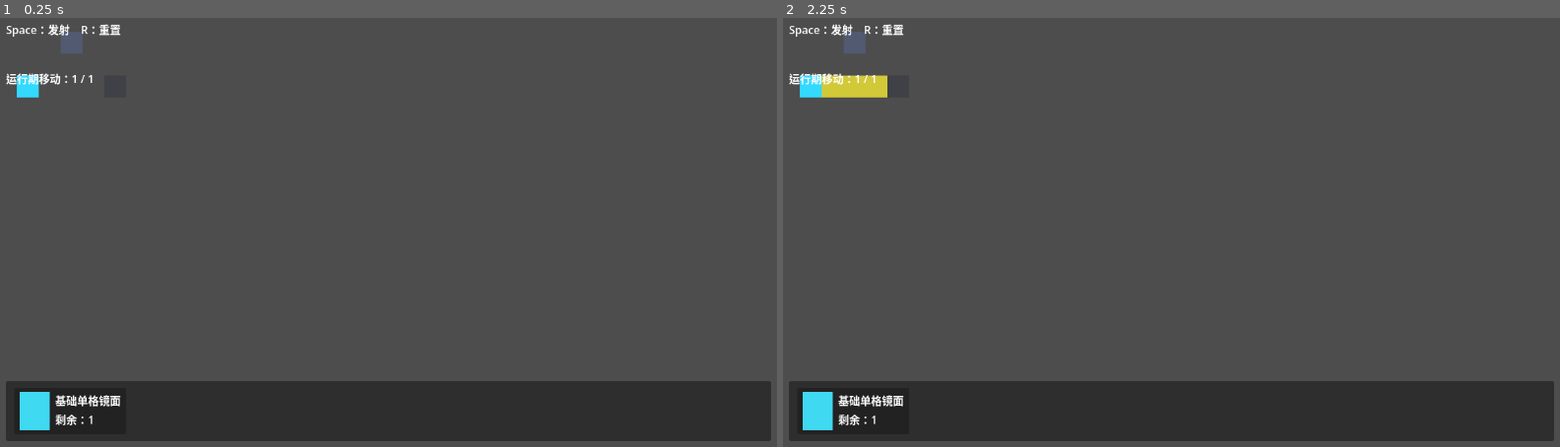
Above: before the commit, frames 1-2 (left to right).
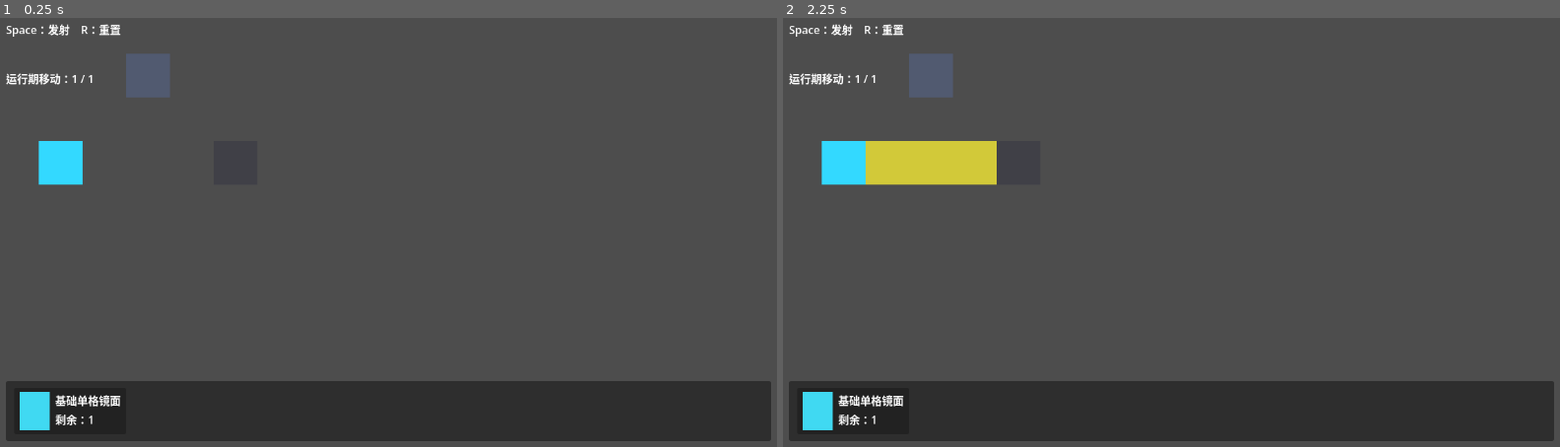
Above: after the commit, the same moments.

Repository: luehunnie/light-speed-singularity
Game: Godot game, scene res://levels/prototypes/core_loop_prototype.tscn
Same seed, same stepped clock (60 frames per second), same inputs: the game is played once before the commit and once after it.
Inputs (mouse positions are in pixels of both pictures, inside the frame that each line leads up to):
- Up to frame 1 (0.25 s): no input
- Up to frame 2 (2.25 s): tap Enter at 0.5 s; move the mouse to (1342, 211) at 0.52 s; hold Space (fire_light) 0.53-1.25 s; click (1342, 211) at 0.67 s; tap R (reset_level) at 1.25, 2 s; drag from (1016, 253) to (1132, 318) at 1.27 s; move the mouse to (1249, 133) at 2.02 s; hold Space (fire_light) from 2.03 s (still down); click (1249, 133) at 2.17 s

The runs differ from the first frame. In frame 1, 1.4% of the frame differs, in the area x 2-22%, y 3-39%; in frame 2, 3.6%, in the area x 2-28%, y 3-39%.

Commit message:
refactor: migrate world grid to 64 pixel cells

Diff:
--- /dev/null
+++ b/gameplay/grid/grid_metrics.gd
@@ -0,0 +1,27 @@
+extends RefCounted
+
+## 世界网格尺寸共享常量模块（CELL_SIZE_64_MIGRATION_PLAN.md §6.2）。
+## 职责：集中保存世界逻辑格边长、半格偏移和单格世界机关默认占位尺寸三组最小常量，
+## 供关卡控制器和世界机关视觉脚本通过 preload() 读取，避免 64 世界格尺寸分散手写形成新的技术债。
+## 位置：位于 gameplay/grid 下，是 32→64 世界坐标迁移后唯一的"世界单格尺寸"事实来源；
+## 后续张梓涵制作的 64×64 正式美术素材应以本模块的 SINGLE_CELL_WORLD_SIZE 作为 1:1 替换基准。
+## 依赖：不 preload 任何游戏脚本，不引用 CoreLoopPrototype、PlaceableToken、SingleCellMirror 或 OccupancyRegistry，
+## 因此不会形成循环依赖；其他脚本只单向 preload 本模块。
+## 不负责：关卡数据、动态状态、坐标转换服务、场景树读取、Autoload、UI 尺寸或机关占用规则。
+## 边界条件：本模块只保存静态配置常量，不做任何运行期计算；UI 图标尺寸必须和世界单格尺寸分离，
+## 集中常量可防止误把机关栏 TokenIcon 等 UI 尺寸改成 64。本模块不加 class_name，使用方一律用 preload() 引用，
+## 以避免 Godot MCP 运行期未重建全局 class 缓存导致的类型解析问题。
+
+
+## 世界逻辑格边长，单位为 Godot 世界像素。
+## 2026-07-21 起团队正式决定一个逻辑格统一为 64×64 世界像素，不再评估继续使用 32×32。
+## 修改本常量会同时影响 cell_to_world() / world_to_cell() 的格中心间距与半格偏移。
+const CELL_SIZE: int = 64
+
+## 世界逻辑格半边长，用于格中心和以中心为锚点的占位视觉。
+## CELL_SIZE=64 时半格为 32，即 cell_to_world(Vector2i.ZERO) == Vector2(32, 32)。
+const HALF_CELL_SIZE: float = CELL_SIZE / 2.0
+
+## 单格世界机关默认占位尺寸。正式 64×64 素材可 1:1 替换该尺寸。
+## 本常量只描述世界空间单格机关视觉尺寸，不等于 CanvasLayer 机关栏 UI 图标尺寸。
+const SINGLE_CELL_WORLD_SIZE: Vector2 = Vector2(CELL_SIZE, CELL_SIZE)
--- a/gameplay/mechanisms/mirrors/single_cell_mirror.gd
+++ b/gameplay/mechanisms/mirrors/single_cell_mirror.gd
@@ -19,8 +19,9 @@
 
 @onready var _mirror_line: Line2D = $MirrorLine
 
-var _slash_points: PackedVector2Array = PackedVector2Array([Vector2(-10.0, 10.0), Vector2(10.0, -10.0)])
-var _backslash_points: PackedVector2Array = PackedVector2Array([Vector2(-10.0, -10.0), Vector2(10.0, 10.0)])
+# 镜面方向线占位点位，覆盖 64 世界格内可读范围（±28），不碰格边；最终以张梓涵 64×64 正式美术素材替换为准。
+var _slash_points: PackedVector2Array = PackedVector2Array([Vector2(-28.0, 28.0), Vector2(28.0, -28.0)])
+var _backslash_points: PackedVector2Array = PackedVector2Array([Vector2(-28.0, -28.0), Vector2(28.0, 28.0)])
 const _PLACED_LINE_COLOR: Color = Color(0.03, 0.09, 0.14, 1.0)
 const _VALID_PREVIEW_LINE_COLOR: Color = Color(0.02, 0.18, 0.06, 1.0)
 const _INVALID_PREVIEW_LINE_COLOR: Color = Color(0.95, 0.95, 0.95, 1.0)
--- a/gameplay/mechanisms/mirrors/single_cell_mirror.tscn
+++ b/gameplay/mechanisms/mirrors/single_cell_mirror.tscn
@@ -6,29 +6,29 @@
 script = ExtResource("1_mirror")
 
 [node name="Shadow" type="ColorRect" parent="."]
-offset_left = -13.0
-offset_top = -11.0
-offset_right = 15.0
-offset_bottom = 17.0
+offset_left = -34.0
+offset_top = -30.0
+offset_right = 34.0
+offset_bottom = 38.0
 color = Color(0, 0, 0, 0.18)
 
 [node name="TokenBody" type="ColorRect" parent="."]
-offset_left = -12.0
-offset_top = -12.0
-offset_right = 12.0
-offset_bottom = 12.0
+offset_left = -32.0
+offset_top = -32.0
+offset_right = 32.0
+offset_bottom = 32.0
 color = Color(0.25, 0.85, 0.95, 1)
 
 [node name="InnerMark" type="ColorRect" parent="."]
-offset_left = -8.0
-offset_top = -8.0
-offset_right = 8.0
-offset_bottom = 8.0
+offset_left = -16.0
+offset_top = -16.0
+offset_right = 16.0
+offset_bottom = 16.0
 color = Color(0.95, 1, 1, 0.42)
 
 [node name="MirrorLine" type="Line2D" parent="."]
-points = PackedVector2Array(-10, 10, 10, -10)
+points = PackedVector2Array(-28, 28, 28, -28)
 default_color = Color(0.03, 0.09, 0.14, 1)
-width = 3.0
+width = 5.0
 begin_cap_mode = 2
 end_cap_mode = 2
--- a/gameplay/placement/placeable_token.gd
+++ b/gameplay/placement/placeable_token.gd
@@ -5,6 +5,9 @@
 ## 职责：保存原型机关的唯一 ID 与逻辑格子，按关卡控制器传入的位置刷新显示，提供普通放置态与拖拽预览态。
 ## 位置：由 levels/prototypes/core_loop_prototype.gd 在布置阶段实例化和驱动，用于验证库存、拖拽、占用登记、移动和回收流程。
 ## 依赖：Vector2i 格子坐标、StringName 机关 ID，以及本场景内 Shadow、TokenBody、InnerMark 三个 ColorRect 子节点。
+## 世界机关尺寸：本节点世界主体占位视觉由场景 placeable_token.tscn 定义，已对齐 GridMetrics.SINGLE_CELL_WORLD_SIZE（64×64 世界像素），
+## 未来张梓涵的 64×64 正式美术素材可 1:1 替换该占位视觉；本脚本不自行换算坐标，世界位置统一由关卡控制器的 cell_to_world() 传入。
+## UI 分离：CanvasLayer 机关栏 TokenIcon 等 UI 图标尺寸与世界机关尺寸相互独立，不随 64 世界格强制缩放。
 ## 不负责：地图合法性判断、OccupancyRegistry 写入、库存数量、RunState、光传播、阻挡、反射、颜色转换或通关判断。
 
 var mechanism_id: StringName = &""
--- a/gameplay/placement/placeable_token.tscn
+++ b/gameplay/placement/placeable_token.tscn
@@ -6,22 +6,22 @@
 script = ExtResource("1_token")
 
 [node name="Shadow" type="ColorRect" parent="."]
-offset_left = -13.0
-offset_top = -11.0
-offset_right = 15.0
-offset_bottom = 17.0
+offset_left = -34.0
+offset_top = -30.0
+offset_right = 34.0
+offset_bottom = 38.0
 color = Color(0, 0, 0, 0.18)
 
 [node name="TokenBody" type="ColorRect" parent="."]
+offset_left = -32.0
+offset_top = -32.0
+offset_right = 32.0
+offset_bottom = 32.0
+color = Color(0.25, 0.85, 0.95, 1)
+
+[node name="InnerMark" type="ColorRect" parent="."]
 offset_left = -12.0
 offset_top = -12.0
 offset_right = 12.0
 offset_bottom = 12.0
-color = Color(0.25, 0.85, 0.95, 1)
-
-[node name="InnerMark" type="ColorRect" parent="."]
-offset_left = -5.0
-offset_top = -5.0
-offset_right = 5.0
-offset_bottom = 5.0
 color = Color(0.95, 1, 1, 1)
--- a/levels/prototypes/core_loop_prototype.gd
+++ b/levels/prototypes/core_loop_prototype.gd
@@ -22,7 +22,10 @@
 
 
 ## 基本参数
-const CELL_SIZE: int = 32
+# 世界格尺寸唯一来源：preload 共享常量模块，避免 64 世界格尺寸分散手写；不加 class_name 以避开 MCP 全局类型缓存问题。
+const GridMetrics: GDScript = preload("res://gameplay/grid/grid_metrics.gd")
+# 当前原型在正式 TileMapLayer 接管坐标转换前，统一通过 GridMetrics.CELL_SIZE 做格↔世界换算；64 世界格对应半格 32。
+const CELL_SIZE: int = GridMetrics.CELL_SIZE
 const MAX_PROPAGATION_STEPS: int = 128
 const PULSE_VISUAL_DURATION_SECONDS: float = 1.0
 const PROTOTYPE_TOKEN_TOTAL: int = 1
@@ -114,7 +117,7 @@
 
 ## 初始化核心闭环原型关卡。
 ## [br]本函数无参数、无返回值。
-## [br]副作用：刷新机关栏 UI；仅在调试构建中执行 OccupancyRegistry、32 像素逻辑格坐标换算、基础单格镜面反射、运行状态、运行期移动次数、玩家机关 ID 快照和库存一致性断言。
+## [br]副作用：刷新机关栏 UI；仅在调试构建中执行 OccupancyRegistry、64 像素逻辑格坐标换算、基础单格镜面反射、运行状态、运行期移动次数、玩家机关 ID 快照和库存一致性断言。
 ## 自检结束后真实占用表、运行状态、布局编辑权限、水晶、玩家布局、镜面朝向和完成标签不被改变。
 ## [br]边界条件：发布构建不执行自检，避免把调试断言作为运行期必需流程。
 func _ready() -> void:
@@ -269,10 +272,10 @@
 	assert(self_check_registry.is_consistent(), "占用表自检：清空后仍应一致")
 
 
-## 执行当前原型 32 像素逻辑格坐标换算自检。
+## 执行当前原型 64 像素逻辑格坐标换算自检。
 ## [br]本函数无参数、无返回值，仅由 _ready() 在调试构建中调用。
 ## [br]副作用：只用 Vector2i 测试格调用 cell_to_world() 与 world_to_cell() 并执行 assert；不修改场景节点、OccupancyRegistry、库存、拖拽状态、RunState 或光线发射。
-## [br]边界条件：当前原型在正式 TileMapLayer 接管坐标转换前使用 CELL_SIZE 常量；逻辑坐标仍为 Vector2i，32 像素只表示当前世界视觉格中心间距，窗口分辨率或 UI 尺寸变化不应改变逻辑结果。
+## [br]边界条件：当前原型在正式 TileMapLayer 接管坐标转换前使用 CELL_SIZE 常量；逻辑坐标仍为 Vector2i，64 像素只表示当前世界视觉格中心间距，窗口分辨率或 UI 尺寸变化不应改变逻辑结果。
 func _run_grid_coordinate_self_check() -> void:
 	var test_cells: Array[Vector2i] = [Vector2i.ZERO, emitter_cell]
 	for crystal: BasicCrystal in crystals:
@@ -282,12 +285,12 @@
 	test_cells.append(Vector2i(map_bounds.end.x - 1, map_bounds.end.y - 1))
 
 	for cell: Vector2i in test_cells:
-		assert(world_to_cell(cell_to_world(cell)) == cell, "32像素逻辑格自检：cell_to_world/world_to_cell 必须互逆：%s" % [cell])
+		assert(world_to_cell(cell_to_world(cell)) == cell, "64像素逻辑格自检：cell_to_world/world_to_cell 必须互逆：%s" % [cell])
 
 	var horizontal_spacing: float = cell_to_world(Vector2i(1, 0)).x - cell_to_world(Vector2i(0, 0)).x
 	var vertical_spacing: float = cell_to_world(Vector2i(0, 1)).y - cell_to_world(Vector2i(0, 0)).y
-	assert(horizontal_spacing == float(CELL_SIZE), "32像素逻辑格自检：横向相邻格中心间距应为 %d，实际为 %s" % [CELL_SIZE, horizontal_spacing])
-	assert(vertical_spacing == float(CELL_SIZE), "32像素逻辑格自检：纵向相邻格中心间距应为 %d，实际为 %s" % [CELL_SIZE, vertical_spacing])
+	assert(horizontal_spacing == float(CELL_SIZE), "64像素逻辑格自检：横向相邻格中心间距应为 %d，实际为 %s" % [CELL_SIZE, horizontal_spacing])
+	assert(vertical_spacing == float(CELL_SIZE), "64像素逻辑格自检：纵向相邻格中心间距应为 %d，实际为 %s" % [CELL_SIZE, vertical_spacing])
 
 ## 执行基础单格镜面八方向反射纯函数自检。
 ## [br]本函数无参数、无返回值，仅由 _ready() 在调试构建中调用。
@@ -1033,9 +1036,10 @@
 
 ## 将格子坐标转换为当前原型使用的世界坐标中心点。
 ## [br]cell 是要转换的 Vector2i 逻辑格坐标。
-## [br]返回该 32 像素逻辑格中心点的世界坐标；本函数无副作用。
+## [br]返回该 64 像素逻辑格中心点的世界坐标；本函数无副作用。
 ## [br]边界条件：当前核心闭环原型使用 CELL_SIZE 常量直接计算，不依赖 TileMapLayer.map_to_local()；逻辑位置仍为 Vector2i，窗口分辨率和 CanvasLayer UI 尺寸不改变格子换算结果，正式 TileMapLayer 接入后再由 map_to_local/local_to_map 接管。
 func cell_to_world(cell: Vector2i) -> Vector2:
+	# 格中心 = 格原点 + 半格偏移；CELL_SIZE=64 时半格为 32，即 cell_to_world(Vector2i.ZERO) == Vector2(32, 32)。
 	return Vector2(
 		cell.x * CELL_SIZE + CELL_SIZE / 2.0,
 		cell.y * CELL_SIZE + CELL_SIZE / 2.0
@@ -1045,7 +1049,7 @@
 ## 将世界坐标转换为当前原型使用的格子坐标。
 ## [br]world_position 是鼠标或节点的世界坐标。
 ## [br]返回包含该世界点的 Vector2i 逻辑格坐标；本函数无副作用。
-## [br]边界条件：与 cell_to_world() 使用同一个 CELL_SIZE，32 像素逻辑格中心点必然换回同一个 cell；负坐标会向下取整，地图合法性另由放置检查处理。
+## [br]边界条件：与 cell_to_world() 使用同一个 CELL_SIZE，64 像素逻辑格中心点必然换回同一个 cell；负坐标会向下取整，地图合法性另由放置检查处理。
 func world_to_cell(world_position: Vector2) -> Vector2i:
 	# 坐标转换统一在关卡控制器中完成，避免机关或 UI 产生第二套换算规则。
 	return Vector2i(
--- a/levels/prototypes/core_loop_prototype.tscn
+++ b/levels/prototypes/core_loop_prototype.tscn
@@ -11,10 +11,10 @@
 [node name="Walls" type="Node2D" parent="." unique_id=2031640143]
 
 [node name="Wall5x3" type="ColorRect" parent="Walls" unique_id=1708163415]
-offset_left = 160.0
-offset_top = 96.0
-offset_right = 192.0
-offset_bottom = 128.0
+offset_left = 320.0
+offset_top = 192.0
+offset_right = 384.0
+offset_bottom = 256.0
 color = Color(0.25, 0.25, 0.28, 1)
 
 [node name="RuntimeObjects" type="Node2D" parent="." unique_id=820444864]
@@ -22,10 +22,10 @@
 [node name="Emitter" type="Node2D" parent="RuntimeObjects" unique_id=1264479859]
 
 [node name="EmitterVisual" type="ColorRect" parent="RuntimeObjects/Emitter" unique_id=1309797398]
-offset_left = 32.0
-offset_top = 96.0
-offset_right = 64.0
-offset_bottom = 128.0
+offset_left = 64.0
+offset_top = 192.0
+offset_right = 128.0
+offset_bottom = 256.0
 color = Color(0.2, 0.85, 1, 1)
 
 [node name="Crystal" type="Node2D" parent="RuntimeObjects" unique_id=1716045995]
@@ -33,10 +33,10 @@
 cell = Vector2i(3, 1)
 
 [node name="CrystalVisual" type="ColorRect" parent="RuntimeObjects/Crystal" unique_id=964004285]
-offset_left = 96.0
-offset_top = 32.0
-offset_right = 128.0
-offset_bottom = 64.0
+offset_left = 192.0
+offset_top = 64.0
+offset_right = 256.0
+offset_bottom = 128.0
 color = Color(0.35, 0.45, 0.7, 1)
 
 [node name="LightPathLayer" type="Node2D" parent="." unique_id=1467401346]
Not shown, added: gameplay/grid/grid_metrics.gd.uid
